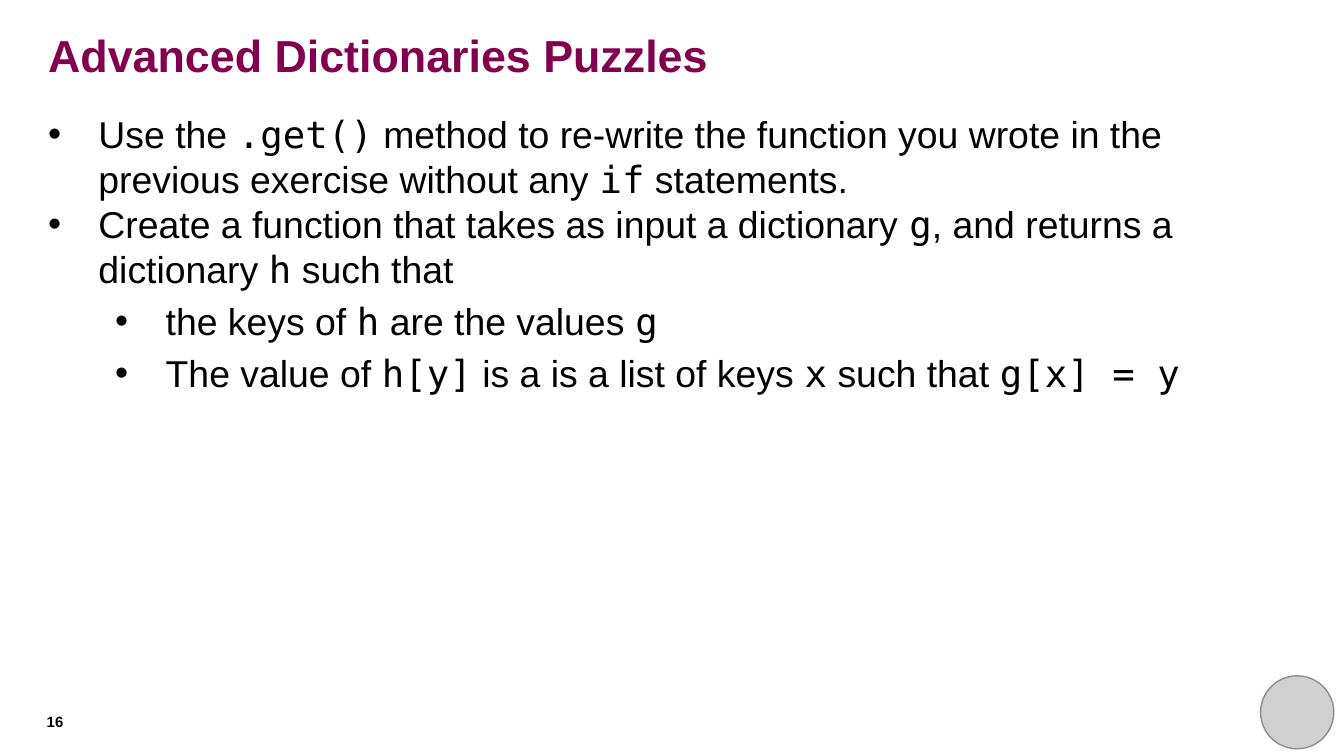
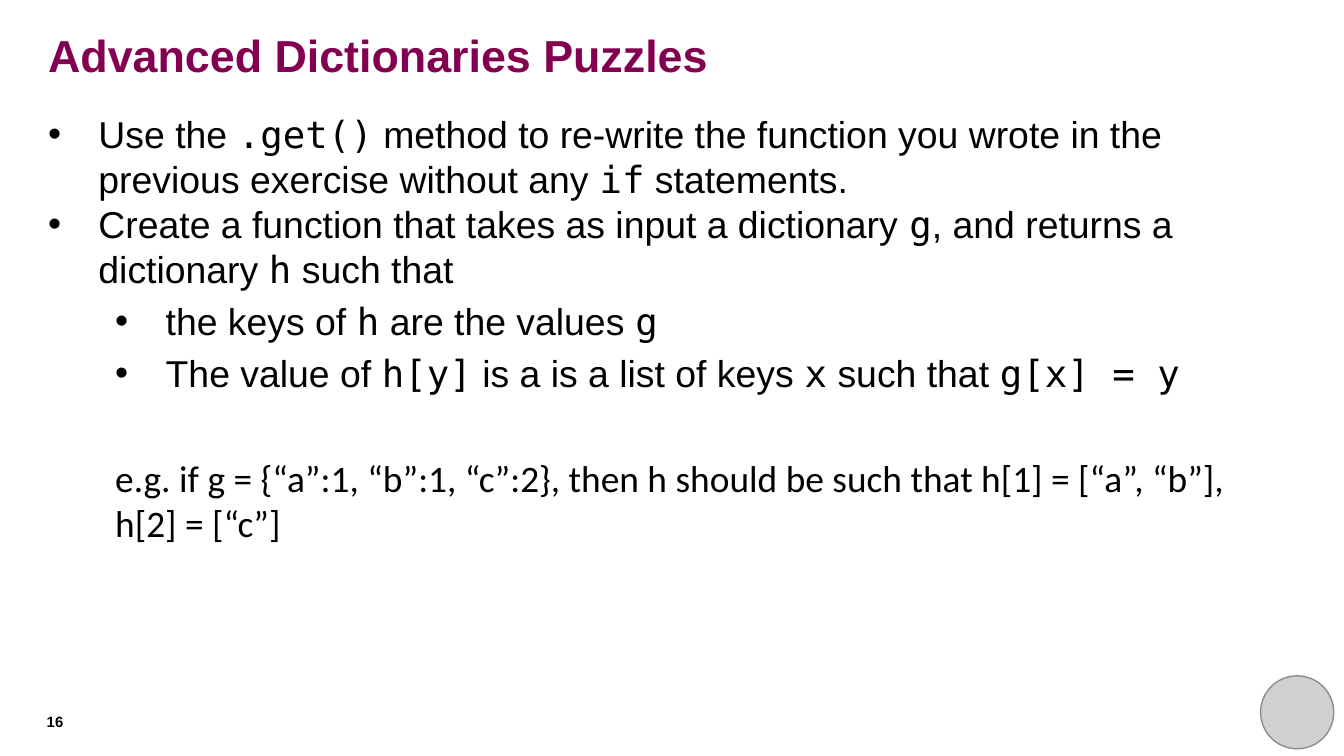
Before and after one commit to rkhetani/beginners-python, a slide deck: slide 16 of session_seven/session_seven_presentation.pptx. Drawn at 1344x756 pixels with LibreOffice and Linux fonts; fonts in the diff are those of the drawing; grey boxes stand for pictures; background and template pictures are left out. Boxes give left, top, right and bottom in pixels: in the first picture for what was removed or moved away, otherwise in the second. Text is boxed around its words. In the diff, an @@ line names an element or a change of style, - is before the commit and + after.

```diff
--- a/session_seven/session_seven_presentation.pptx
+++ b/session_seven/session_seven_presentation.pptx
@@ text at (115, 465, 1224, 542): paragraph added @@
+  e.g. if g = {“a”:1, “b”:1, “c”:2}, then h should be such that h[1] = [“a”, “b”], h[2] = [“c”]
```
Also in this commit, not shown: 3 other slides changed.
